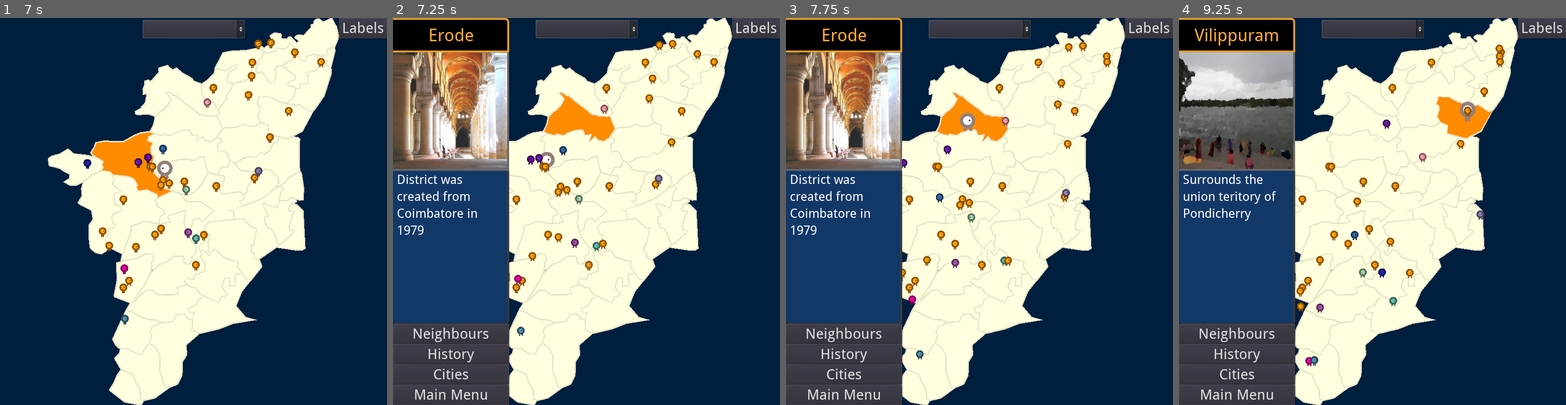
Above: before the commit, frames 1-4 (left to right).
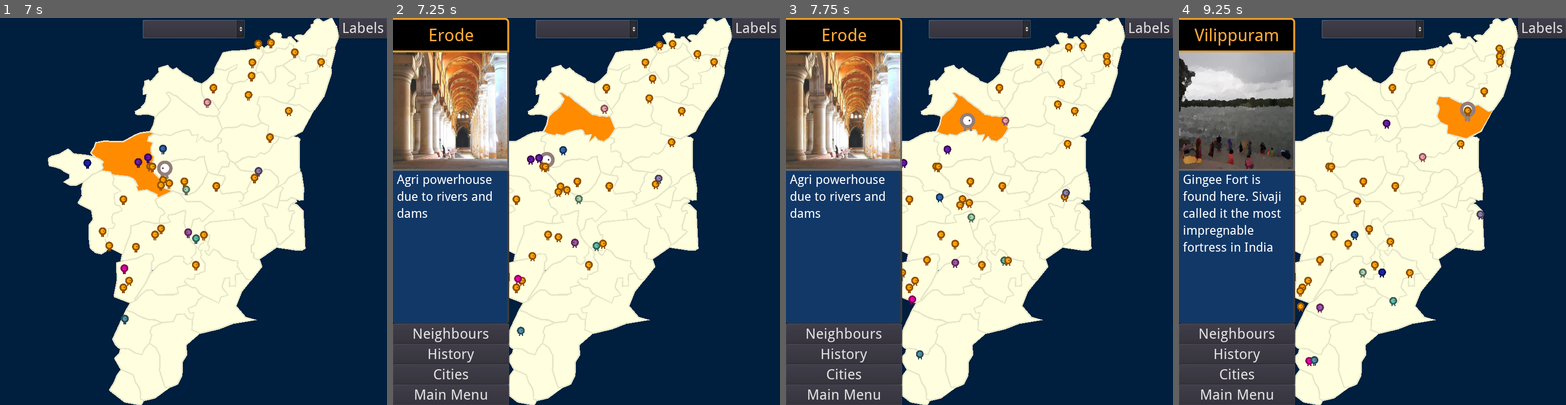
Above: after the commit, the same moments.

Repository: sharun-s/godot-tn
Game: Godot game, scene res://Node2D.tscn
The game is run twice, just before and just after one commit, with the same random seed, the same clock (stepped at 60 frames per second) and the same inputs.
Inputs (mouse positions are in pixels of both pictures, inside the frame that each line leads up to):
- Up to frame 1 (7 s): click "Explore" at 0.5 s; click (193, 29) at 1.25 s; tap Enter at 2 s; drag from (239, 168) to (127, 130) at 2.02 s; drag from (116, 230) to (239, 168) at 2.77 s; move the mouse to (232, 126) at 3.52 s; hold Right (ui_right) 3.53-4.25 s; tap Backspace at 3.6, 5.1, 6.6 s; drag from (174, 288) to (181, 199) at 4.27 s; move the mouse to (309, 269) at 5.02 s; hold Left (ui_left) 5.03-5.75 s; drag from (77, 153) to (270, 103) at 5.77 s; move the mouse to (212, 211) at 6.52 s; hold Down (ui_down) from 6.53 s (still down); click (212, 211) at 6.67 s
- Up to frame 2 (7.25 s): keep holding Down (ui_down)
- Up to frame 3 (7.75 s): release Down (ui_down) at 7.25 s; drag from (921, 114) to (909, 288) at 7.27 s
- Up to frame 4 (9.25 s): move the mouse to (1457, 192) at 8.02 s; hold Up (ui_up) 8.03-8.75 s; tap Backspace at 8.1 s; drag from (1295, 230) to (1391, 300) at 8.77 s

Frame 1 is identical in both runs. In frame 2, 0.8% of the frame differs, in the area x 1-26%, y 40-56%; in frame 3, 0.8%; in frame 4, 1.2%, in the area x 1-27%, y 40-61%.

Commit message:
more facts

Diff:
--- a/InfoCenter.gd
+++ b/InfoCenter.gd
@@ -24,7 +24,8 @@
 			'f:Kalakki meaning to mix is popular street food here (super soft omelet with masala)',
 			'Wet Grinder used for idli/dosa was invented here. More than 800 factories manufacture it and the area has received the GI Tag from Govt of India',
 			'Eastern end of the Palakkad Gap, the lowest pass through the Western Ghats linking Kerala and Tamil Nadu. Also called Kovai',
-			'Manchester of South India due to extensive textile industry, fed by the surrounding cotton fields'
+			'Manchester of South India due to extensive textile industry, fed by the surrounding cotton fields',
+			'p:C Subramaniam, Bharath Ratna Awardee for his role in Indias Agri/Dairy Revolution was from Pollachi located here'
 		],
 		Cuddalore=[
 			'Along with Vilipuram this District was created from breakup of South Arcot in 1993',
@@ -57,7 +58,9 @@
 			"Turmeric or Manjal from here is known for its unique color. The area is the 2nd largest Tumeric market in India) and major exporter",
 			"Jamakkalam Carpets and Blankets made by the weavers of Bhavani are world famous for their patterns",
 			"Agri powerhouse due to rivers and dams",
-			"Sathyamangalam Tiger Reserve home to 83 tigers and 111 Leopards"
+			"Sathyamangalam Tiger Reserve home to 83 tigers and 111 Leopards",
+			"p:Freedom fighter Tiruppur Kumaran was born here. Protesting the arrest of Gandhi in 1932, while holding a banned Flag of India he was beaten to death by the British Police",
+			"p:E V Ramasamy known as Periyar or Father of Dravidian movement to eradicate caste inequality that lead to emergence of DMK & ADMK was from here"
 		],
 		Kanyakumari=[
 			"Martandam town located here is famous for honey production",
@@ -75,12 +78,13 @@
 			"p:Headquarters of the Kanchi matha, founded by Adi Sankaracharya",
 			"Famous for the hand woven silk sarees, the Kanchi Pattu Pudavai. Wedding saree being a speciality",
 			"Silk from here has received the GI Tag",
+			"p:C N Annadurai, Founder of the DMK and 1st Chief Minister of Tamil Nadu State was from here",
 			"c:Ekambareswarar Temple covers 25 acres is one of the largest temple complexes in India. The Southern Gopuram is 11 stories tall making it one of the taller temple towers. Showcasing the architecture of the Vijayanagara dynasty",
 			"c:Kailasanathar Temple, panamalai talagireeshwarar and the Vaikunta Perumal Temple found here are nearly 1350 years old",
 			"h:Gunduperumbedu fossil bed where plant fossils from 400 million years ago, called poo-kal by locals are found in abundance"
 		],
 		Krishnagiri=[
-			"p:Birthplace of C. Raja Gopalachari popularly known as Rajaji, the first Governor General of India and first Chief Minister of Tamil Nadu",
+			"p:Birthplace of C. Raja Gopalachari popularly known as Rajaji, the first Governor General of India and first Chief Minister of Madras State",
 			"Largest producers of Mangoes in India",
 			"Largest city here is Hosur 40 km from Bangalore and a major manufacturing hub",
 			"The TVS 50, Indias first two seat moped was manufactured here in Hosur and was a big hit. More than 10 million mopeds being sold since.",
@@ -130,6 +134,7 @@
 			'Jasmine (Madurai Malli)'
 		],
 		Nagapattinam=[
+			'p:V. R. Nedunchezhiyan, founder of DMK and Finance Minister under 4 CMs Annadurai, MGR, Karunanidhi & Jayalalitha was born here',
 			'Created in 1991 along with Tiruvarur from coastal part of Thanjavur district',
 			'p:Sambandar of Sirkazhi and his opposition to the Jains, basis of the bakthi movement. Author of the Thirumarai  ',
 			'c:Velankanni festival',
@@ -189,6 +194,7 @@
 			'p:Kaniyan - Yaadhum Oore Yaavarum Kelir',
 			'Chettinad formed by a prosperous banking and business community built from trading with Burma, Ceylon and Malaysia',
 			'Athangudi tiles',
+			'h:home of the famous Maruthu Brothers who fought the East India Company in the Polygar Wars',
 			'f:Known for the famous Chettinad cuisine',
 			'h:Found here is the 2500 year old Keezhadi excavation site, including plates with the Tamil-Brahmi script'
 		],
@@ -278,6 +284,7 @@
 			"Known as the Kashi (Varanasi) of the South, its surrounded by the western ghats on three sides and is famous for its monsoon showers, known as Saaral season",
 		],
 		Vilippuram=[
+			'p:Sivaji Ganesan, an Icon of Tamil Cinema was born here',
 			'Along with Cuddalore this District was created from break up of South Arcot in 1993',
 			"Surrounds the union teritory of Pondicherry",
 			"h:National Fossil Wood Park at Tiruvakkarai has fossilized trees that are nillions of years old",
